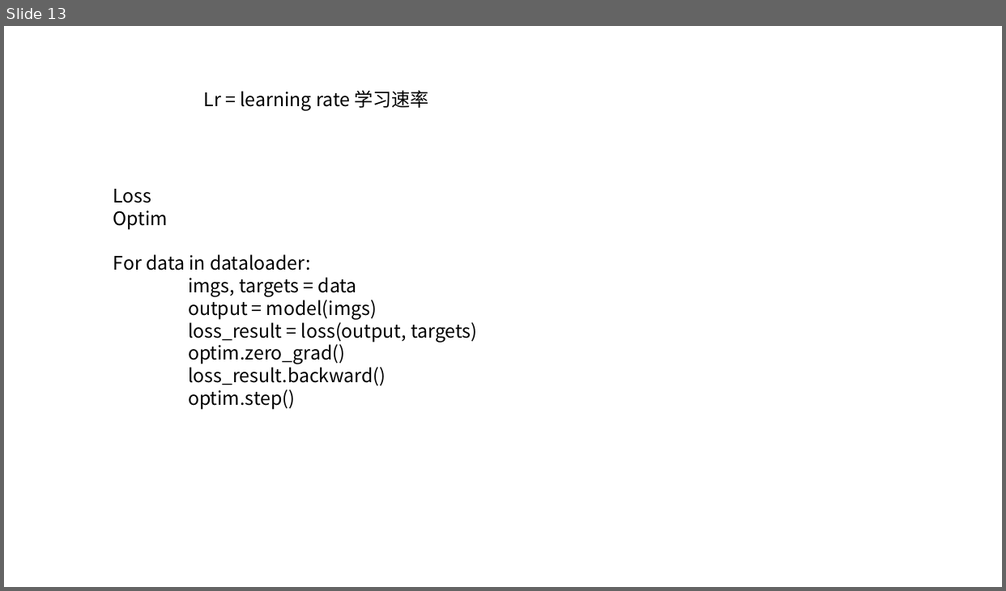
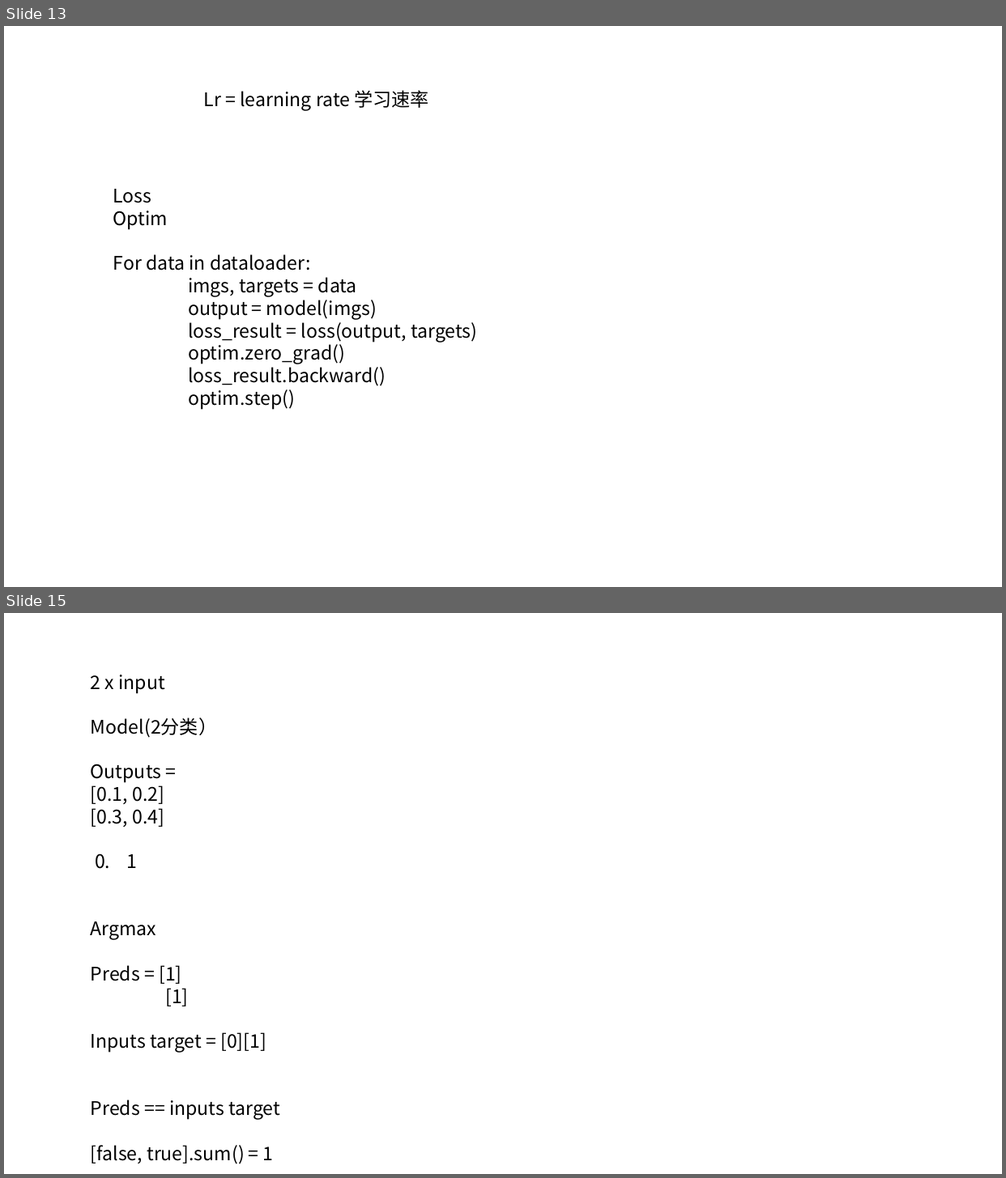
Before and after one commit to xiaotudui/pytorch-tutorial, a slide deck: notes/演示.pptx. Shown one above the other, each under a label of ours: slide 13 before the commit, slides 13 and 15 after it; the slides between them are not shown. The pictures are 1006x591 and 1006x1178 pixels, drawn with LibreOffice and Linux fonts; fonts in the diff are those of the drawing. Boxes give left, top, right and bottom in pixels: in the first picture for what was removed or moved away, otherwise in the second. Text is boxed around its words. In the diff, an @@ line names an element or a change of style, - is before the commit and + after.

```diff
--- a/notes/演示.pptx
+++ b/notes/演示.pptx
@@ slide 15 added at (4,613,1002,1174), background #FFFFFF @@
@@ text added at (91,675,280,1165), 18 pt, text #000000 @@
+2 x input
+Model(2分类）
+Outputs =
+[0.1, 0.2]
+[0.3, 0.4]
+0. 1
+Argmax
+Preds = [1]
+[1]
+Inputs target = [0][1]
+Preds == inputs target
+[false, true].sum() = 1
```
Also in this commit, not shown: 3 other slides added.
